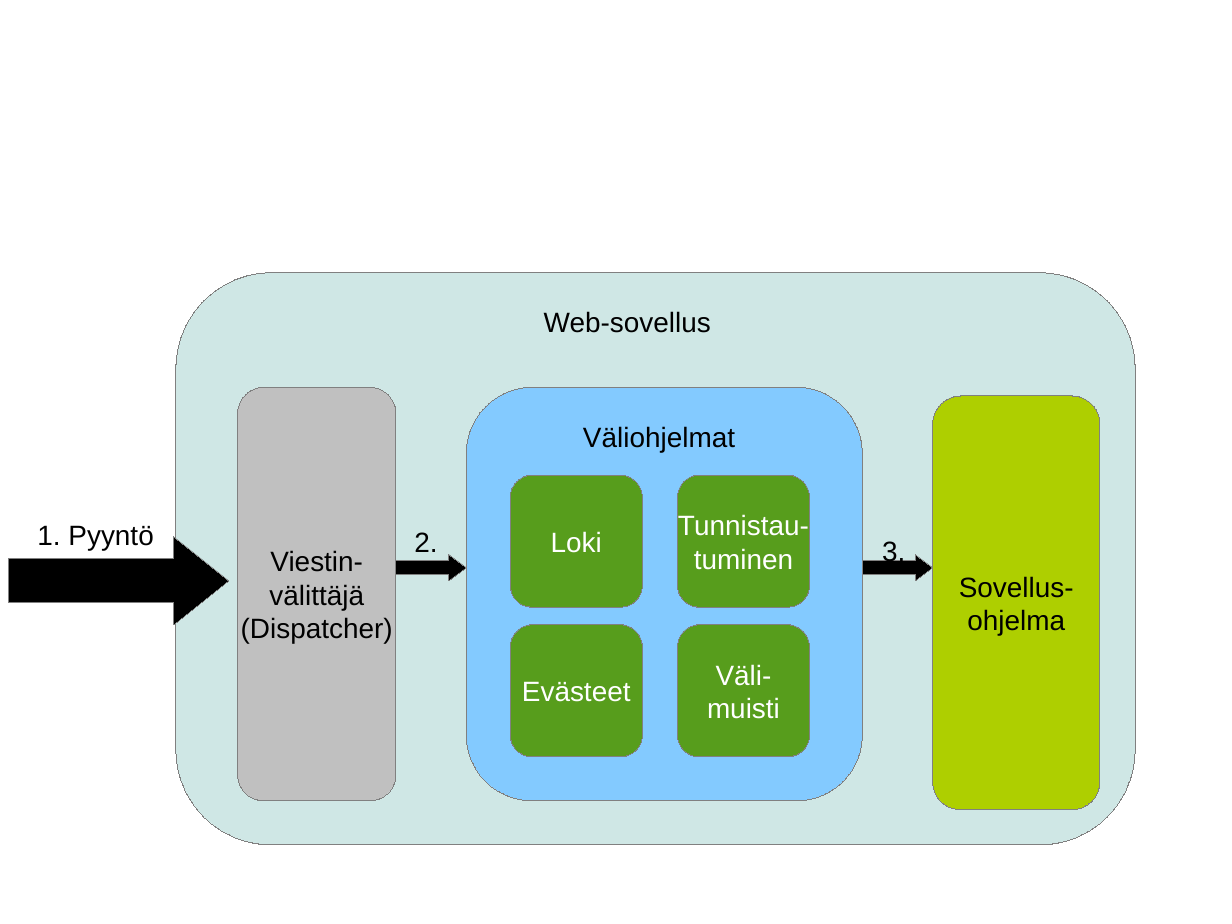
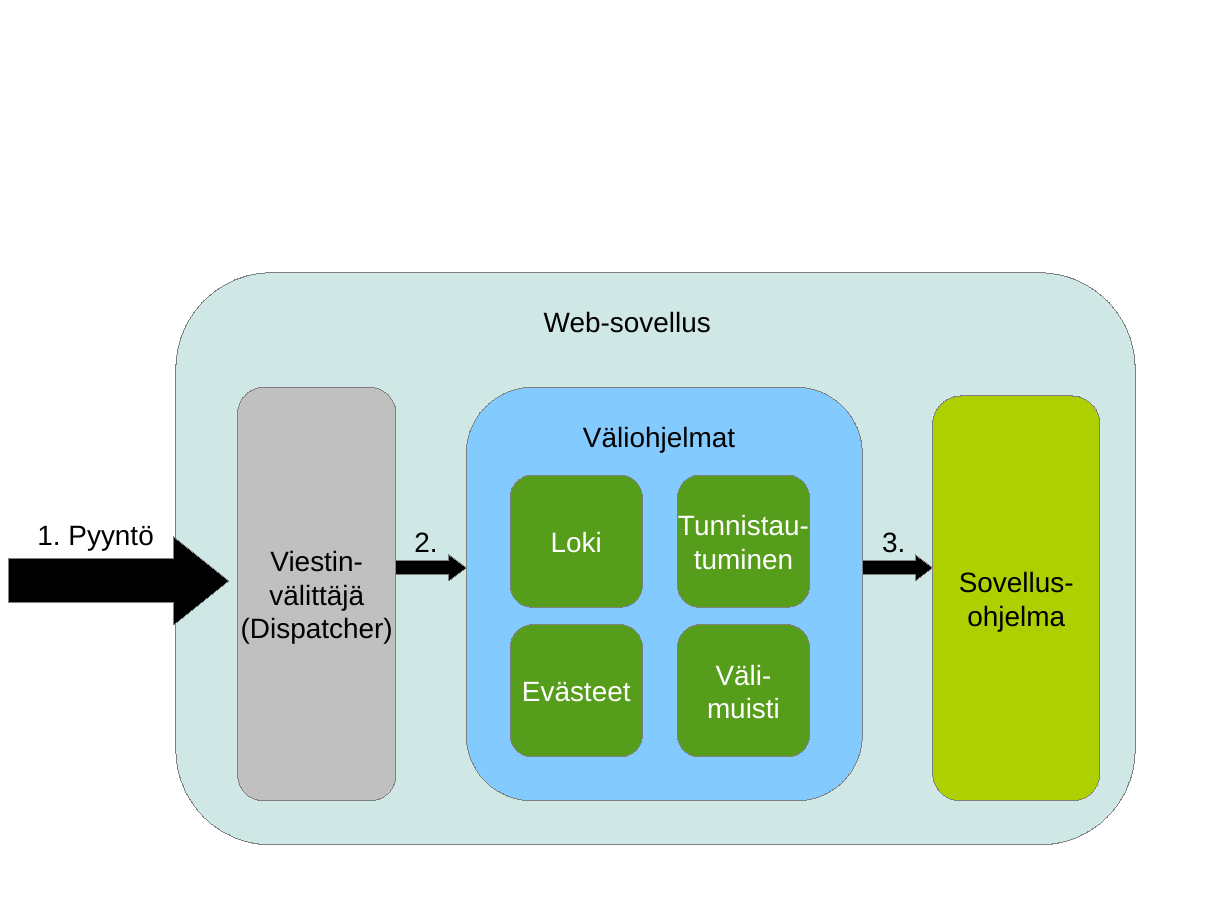
Before and after one commit to omjokine/gradu, a slide deck: slide 2 of kuvat/web_kuvat.odp. Drawn at 1232x924 pixels with LibreOffice and Linux fonts; fonts in the diff are those of the drawing. Boxes give left, top, right and bottom in pixels: in the first picture for what was removed or moved away, otherwise in the second. Text is boxed around its words. In the diff, an @@ line names an element or a change of style, - is before the commit and + after.

```diff
--- a/kuvat/web_kuvat.odp
+++ b/kuvat/web_kuvat.odp
@@ freeform shape "Sovellus-": place and size @@
-freeform shape "Sovellus-" at bbox=[934, 396, 1101, 809]
+freeform shape "Sovellus-" at bbox=[934, 396, 1101, 800]
@@ text "3." rewrapped from bbox=[882, 541, 905, 566] to bbox=[882, 532, 905, 553] @@
```
Also in this commit, not shown: 1 other slide changed, 5 other files.
